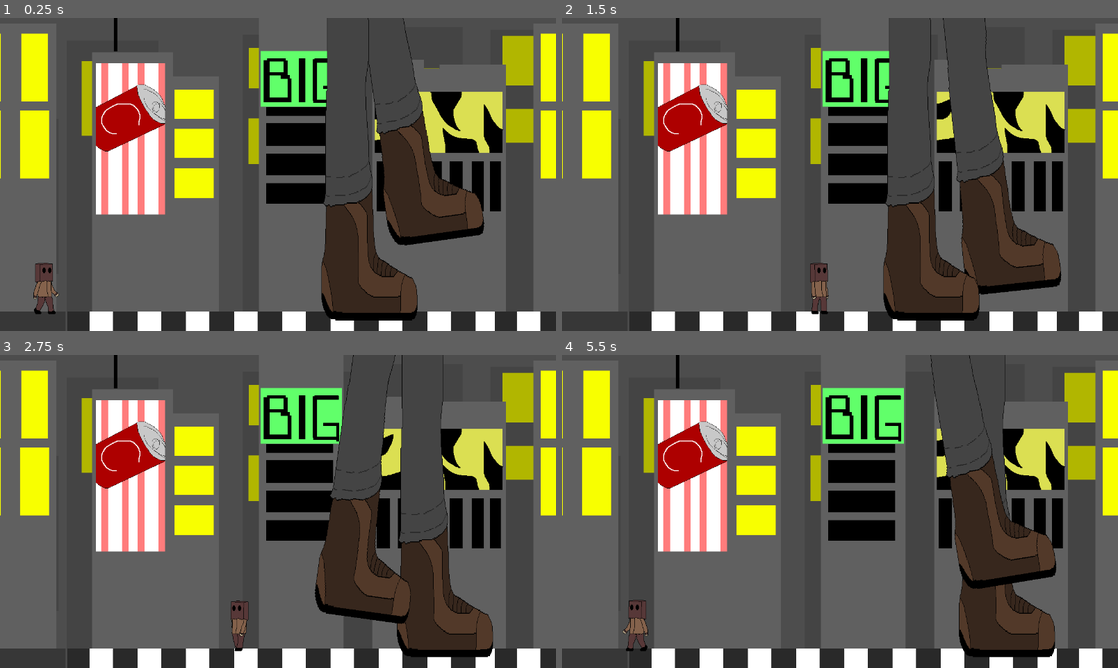
Above: before the commit, frames 1-4 (two rows, left to right).
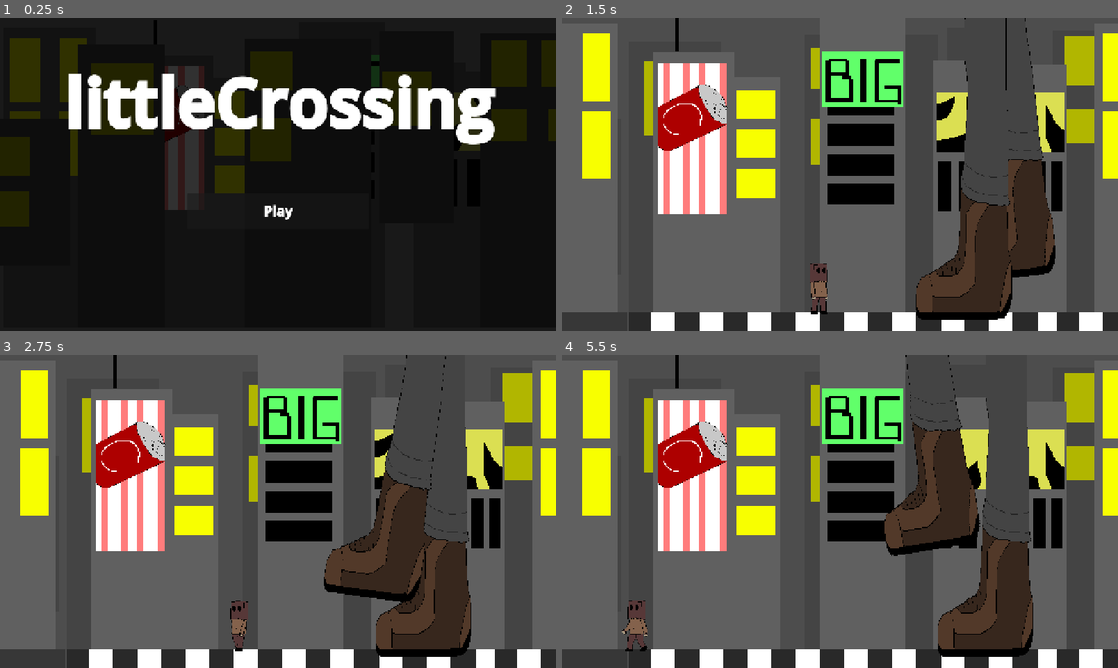
Above: after the commit, the same moments.

Repository: Person-0/littleCrossing
Game: Godot game, scene res://scenes/menu_main.tscn
Same seed, same stepped clock (60 frames per second), same inputs: the game is played once before the commit and once after it. Before the commit the project starts from res://scenes/game.tscn.
Inputs (mouse positions are in pixels of both pictures, inside the frame that each line leads up to):
- Up to frame 1 (0.25 s): no input
- Up to frame 2 (1.5 s): click (840, 212) at 0.5 s, where only the run after the commit has a clickable "[font_size=32][b]Play[/b][/fo…"; hold D (forward) from 1.28 s (still down); hold Space (dash) from 1.28 s (still down)
- Up to frame 3 (2.75 s): release D (forward) at 2.03 s; release Space (dash) at 2.03 s; hold A (backward) from 2.03 s (still down); tap Space (dash) at 2.1 s
- Up to frame 4 (5.5 s): release A (backward) at 2.78 s; hold Space (dash) 2.78-3.53 s; hold D (forward) 2.78-4.28 s; tap Space (dash) at 3.6, 5.1 s; hold Space (dash) 4.28-5.03 s; hold A (backward) from 4.28 s (still down)

The runs differ from the first frame. In frame 1, 93% of the frame differs, in the area x 0-100%, y 0-100%; in frame 2, 17%; in frame 3, 16%; in frame 4, 16%.

Commit message:
implemented extremely basic menus

Diff:
--- a/project.godot
+++ b/project.godot
@@ -11,15 +11,21 @@
 [application]
 
 config/name="littleCrossing"
-run/main_scene="uid://gj4lr4k66twj"
+run/main_scene="uid://wiohymucfejc"
 config/features=PackedStringArray("4.6", "Forward Plus")
 config/icon="res://icon.svg"
+
+[autoload]
+
+global="*uid://btcjqswbbme5k"
 
 [display]
 
 window/size/viewport_width=1280
 window/size/viewport_height=720
 window/size/resizable=false
+window/stretch/mode="canvas_items"
+window/stretch/aspect="expand"
 
 [input]
 
--- a/scenes/legpair.tscn
+++ b/scenes/legpair.tscn
@@ -4,10 +4,10 @@
 [ext_resource type="Script" uid="uid://laeqsmsg3fwa" path="res://scripts/legpair.gd" id="1_x48fu"]
 
 [sub_resource type="RectangleShape2D" id="RectangleShape2D_x5sme"]
-size = Vector2(164, 6)
+size = Vector2(155, 6)
 
 [sub_resource type="RectangleShape2D" id="RectangleShape2D_x48fu"]
-size = Vector2(167.375, 8)
+size = Vector2(156, 8)
 
 [node name="legpair1" type="Node2D" unique_id=166506400]
 script = ExtResource("1_x48fu")
@@ -23,7 +23,7 @@
 offset = Vector2(-140, -247)
 
 [node name="CollisionShape2D" type="CollisionShape2D" parent="leg1" unique_id=863468786]
-position = Vector2(-15, 360)
+position = Vector2(-17.5, 360)
 rotation = -3.1415925
 shape = SubResource("RectangleShape2D_x5sme")
 one_way_collision = true
@@ -40,7 +40,7 @@
 offset = Vector2(-140, -247)
 
 [node name="CollisionShape2D" type="CollisionShape2D" parent="leg2" unique_id=886286978]
-position = Vector2(-16.3125, 359)
+position = Vector2(-18, 359)
 rotation = -3.1415925
 shape = SubResource("RectangleShape2D_x48fu")
 one_way_collision = true
--- /dev/null
+++ b/scenes/menu.tscn
@@ -0,0 +1,52 @@
+[gd_scene format=3 uid="uid://btgxgh0jlc8dg"]
+
+[ext_resource type="Script" uid="uid://de4o4douc5xq4" path="res://scenes/menu_aux.gd" id="1_yqeox"]
+
+[node name="Node2D" type="CanvasLayer" unique_id=89891964]
+script = ExtResource("1_yqeox")
+
+[node name="Control" type="Control" parent="." unique_id=1519178322]
+layout_mode = 3
+anchors_preset = 0
+offset_right = 1280.0
+offset_bottom = 720.0
+
+[node name="ColorRect" type="ColorRect" parent="Control" unique_id=367715828]
+layout_mode = 0
+offset_right = 1280.0
+offset_bottom = 720.0
+color = Color(0, 0, 0, 1)
+
+[node name="RichTextLabel" type="RichTextLabel" parent="Control/ColorRect" unique_id=969247997]
+layout_mode = 0
+offset_top = 188.0
+offset_right = 1280.0
+offset_bottom = 366.0
+bbcode_enabled = true
+text = "[font_size=75][b] REPLACE_ME [/b][/font_size]"
+horizontal_alignment = 1
+vertical_alignment = 1
+
+[node name="Button" type="Button" parent="Control" unique_id=839806536]
+layout_mode = 1
+anchors_preset = 8
+anchor_left = 0.5
+anchor_top = 0.5
+anchor_right = 0.5
+anchor_bottom = 0.5
+offset_left = -209.0
+offset_top = 42.5
+offset_right = 209.0
+offset_bottom = 125.5
+grow_horizontal = 2
+grow_vertical = 2
+
+[node name="RichTextLabel" type="RichTextLabel" parent="Control/Button" unique_id=1885061252]
+layout_mode = 0
+offset_right = 420.0
+offset_bottom = 81.5
+mouse_filter = 2
+bbcode_enabled = true
+text = "[font_size=32][b]Restart[/b][/font_size]"
+horizontal_alignment = 1
+vertical_alignment = 1
--- /dev/null
+++ b/scenes/menu_aux.gd
@@ -0,0 +1,12 @@
+extends CanvasLayer
+
+@onready var textItem = $Control/ColorRect/RichTextLabel
+@onready var readyBtn = $Control/Button
+
+# Called when the node enters the scene tree for the first time.
+func _ready() -> void:
+	textItem.text = textItem.text.replace("REPLACE_ME", global.GAME_status)
+	readyBtn.pressed.connect(on_retry)
+
+func on_retry() -> void:
+	get_tree().change_scene_to_file("res://scenes/menu_main.tscn")
--- /dev/null
+++ b/scenes/menu_main.tscn
@@ -0,0 +1,71 @@
+[gd_scene format=3 uid="uid://wiohymucfejc"]
+
+[ext_resource type="Texture2D" uid="uid://dn6stqhh2flcm" path="res://assets/bg_front.png" id="1_5ucki"]
+[ext_resource type="Script" uid="uid://dqchsa780mi4r" path="res://scripts/menu.gd" id="1_ivjyr"]
+[ext_resource type="Texture2D" uid="uid://bo1apxlmxvm2h" path="res://assets/bg_back.png" id="2_ivjyr"]
+
+[node name="Node2D" type="CanvasLayer" unique_id=632370405]
+
+[node name="Control" type="Control" parent="." unique_id=951383596]
+layout_mode = 3
+anchors_preset = 0
+offset_right = 1280.0
+offset_bottom = 720.0
+script = ExtResource("1_ivjyr")
+metadata/_edit_use_anchors_ = true
+
+[node name="bg" type="ColorRect" parent="Control" unique_id=1435482064]
+layout_mode = 0
+offset_right = 1280.0
+offset_bottom = 720.0
+color = Color(0.5132329, 0.5132329, 0.5132329, 1)
+
+[node name="1" type="Sprite2D" parent="Control" unique_id=1914942069]
+scale = Vector2(0.66614586, 0.65925926)
+texture = ExtResource("1_5ucki")
+centered = false
+
+[node name="2" type="Sprite2D" parent="Control" unique_id=540821785]
+scale = Vector2(0.66770834, 0.65925926)
+texture = ExtResource("2_ivjyr")
+centered = false
+
+[node name="bg2" type="ColorRect" parent="Control" unique_id=1295110597]
+layout_mode = 0
+offset_right = 1280.0
+offset_bottom = 720.0
+color = Color(0, 0, 0, 0.80784315)
+
+[node name="RichTextLabel" type="RichTextLabel" parent="Control" unique_id=1029436798]
+layout_mode = 0
+offset_top = 26.0
+offset_right = 1280.0
+offset_bottom = 366.0
+bbcode_enabled = true
+text = "[font_size=150][b]littleCrossing[/b][/font_size]"
+horizontal_alignment = 1
+vertical_alignment = 1
+
+[node name="Button" type="Button" parent="Control" unique_id=303379880]
+layout_mode = 1
+anchors_preset = 8
+anchor_left = 0.5
+anchor_top = 0.5
+anchor_right = 0.5
+anchor_bottom = 0.5
+offset_left = -209.0
+offset_top = 42.5
+offset_right = 209.0
+offset_bottom = 125.5
+grow_horizontal = 2
+grow_vertical = 2
+
+[node name="RichTextLabel" type="RichTextLabel" parent="Control/Button" unique_id=170517092]
+layout_mode = 0
+offset_right = 420.0
+offset_bottom = 81.5
+mouse_filter = 2
+bbcode_enabled = true
+text = "[font_size=32][b]Play[/b][/font_size]"
+horizontal_alignment = 1
+vertical_alignment = 1
--- /dev/null
+++ b/scripts/global.gd
@@ -0,0 +1,4 @@
+extends Node
+
+
+var GAME_status = "error"
--- a/scripts/legpair.gd
+++ b/scripts/legpair.gd
@@ -3,12 +3,13 @@
 @onready var leg1 = $leg1
 @onready var leg2 = $leg2
 
-const WALK_HEIGHT = 200
+const WALK_HEIGHT = 300
 const WALK_STEP = 0.025
 const WALK_ANGLE_MAX = 10
 const WALK_SPEED = 0.6
 
 var xpos = 0
+var moveDir = 1
 
 func leg_height(num, legnum):
 	var val = (sin(num * WALK_STEP + (legnum * PI))) * WALK_HEIGHT
@@ -17,6 +18,9 @@
 	return val
 func leg_rot(num, legnum):
 	return sin(num * WALK_STEP * 2 + (legnum * PI/2)) * WALK_ANGLE_MAX
+
+func setMoveDir(dir):
+	moveDir = 1 if dir == 1 else -1
 
 # Called when the node enters the scene tree for the first time.
 func _ready() -> void:
@@ -32,7 +36,7 @@
 		moveLeg = leg2
 	else:
 		moveLeg= leg1
-	moveLeg.position.x += WALK_SPEED
+	moveLeg.position.x += WALK_SPEED * moveDir
 	moveLeg.rotation = deg_to_rad(leg_rot(stepnum, 0))
 
 func changeLegDir(dir):
--- /dev/null
+++ b/scripts/menu.gd
@@ -0,0 +1,10 @@
+extends Control
+
+@onready var readyBtn = $Button
+
+# Called when the node enters the scene tree for the first time.
+func _ready() -> void:
+	readyBtn.pressed.connect(on_play)
+
+func on_play() -> void:
+	get_tree().change_scene_to_file("res://scenes/game.tscn")
--- a/scripts/playerMovement.gd
+++ b/scripts/playerMovement.gd
@@ -14,6 +14,10 @@
 var dashDir = 0
 var canDash = true
 var dashCooldownTimer = 0
+
+func end_screen(text):
+	global.GAME_status = text
+	get_tree().change_scene_to_file("res://scenes/menu.tscn")
 
 func _physics_process(delta: float) -> void:
 	var deltaMS = delta * 1000
@@ -65,8 +69,8 @@
 		var body = get_slide_collision(i).get_collider()
 		var bodyName = body.name
 		if bodyName.substr(0, 3) == "leg":
-			print("GAMEOVER!!")
+			end_screen("You Died!")
 		elif bodyName == "end_body":
-			print("GAMEEND!!")
+			end_screen("You finished the game!")
 
 	move_and_slide()
--- a/scripts/walker.gd
+++ b/scripts/walker.gd
@@ -15,10 +15,12 @@
 	legContainer.add_child(newleg)
 	newleg.position = Vector2(pos, LEGPAIR_HEIGHT)
 	newleg.changeLegDir(dir)
+	newleg.setMoveDir(dir)
 	return newleg
 
 func _ready() -> void:
-	var newleg = add_leg(1, 800)
+	for i in range(1,18):
+		add_leg(randi_range(0, 1), i * 900)
 	bgoffset = Vector2(bg_back.position.x, bg_front.position.x)
 
 func _process(delta: float) -> void:
Not shown, added: scenes/menu_aux.gd.uid
Not shown, added: scripts/global.gd.uid
Not shown, added: scripts/menu.gd.uid
